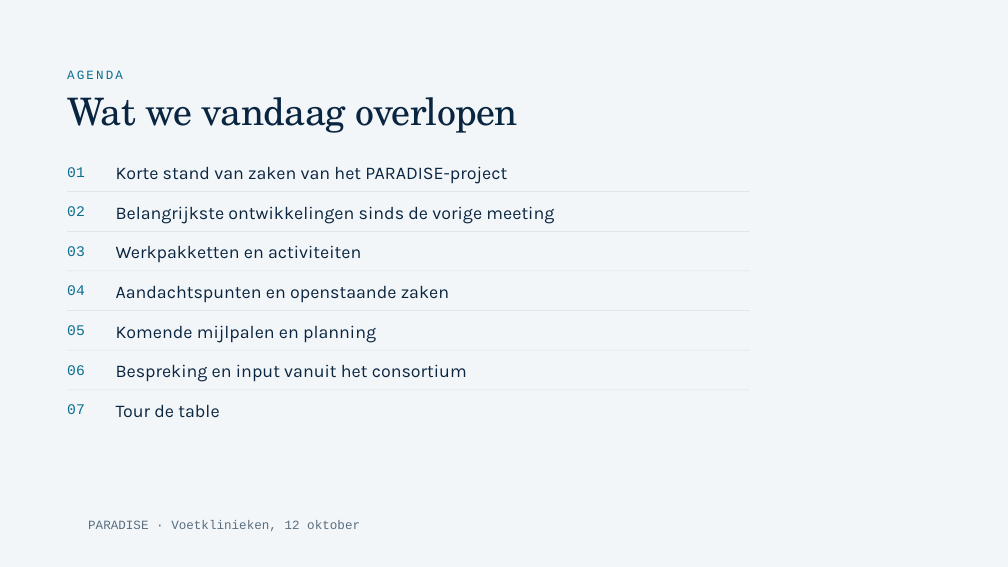
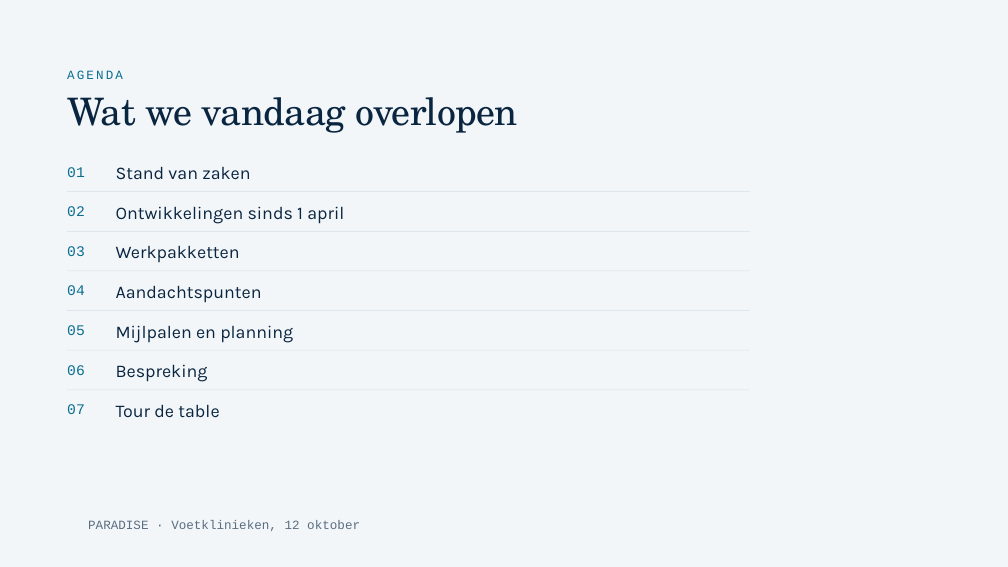
Before and after one commit to Dellfs/paradise-project, a slide deck: slide 2 of PARADISE_presentatie/webdecks/PARADISE_voetklinieken_12okt.pptx. Drawn at 1008x567 pixels with LibreOffice and Linux fonts; fonts in the diff are those of the drawing; background and template pictures are left out. Boxes give left, top, right and bottom in pixels: in the first picture for what was removed or moved away, otherwise in the second. Text is boxed around its words. In the diff, an @@ line names an element or a change of style, - is before the commit and + after.

```diff
--- a/PARADISE_presentatie/webdecks/PARADISE_voetklinieken_12okt.pptx
+++ b/PARADISE_presentatie/webdecks/PARADISE_voetklinieken_12okt.pptx
@@ text at [116,166,250,180]: text changed @@
-Korte stand van zaken van het PARADISE-project
+Stand van zaken
@@ text at [116,206,344,224]: text changed @@
-Belangrijkste ontwikkelingen sinds de vorige meeting
+Ontwikkelingen sinds 1 april
@@ text at [116,245,240,262]: text changed @@
-Werkpakketten en activiteiten
+Werkpakketten
@@ text at [116,285,262,303]: text changed @@
-Aandachtspunten en openstaande zaken
+Aandachtspunten
@@ text at [116,325,293,343]: text changed @@
-Komende mijlpalen en planning
+Mijlpalen en planning
@@ text at [116,364,208,382]: text changed @@
-Bespreking en input vanuit het consortium
+Bespreking
```
Also in this commit, not shown: 17 other slides changed, 2 other files.
